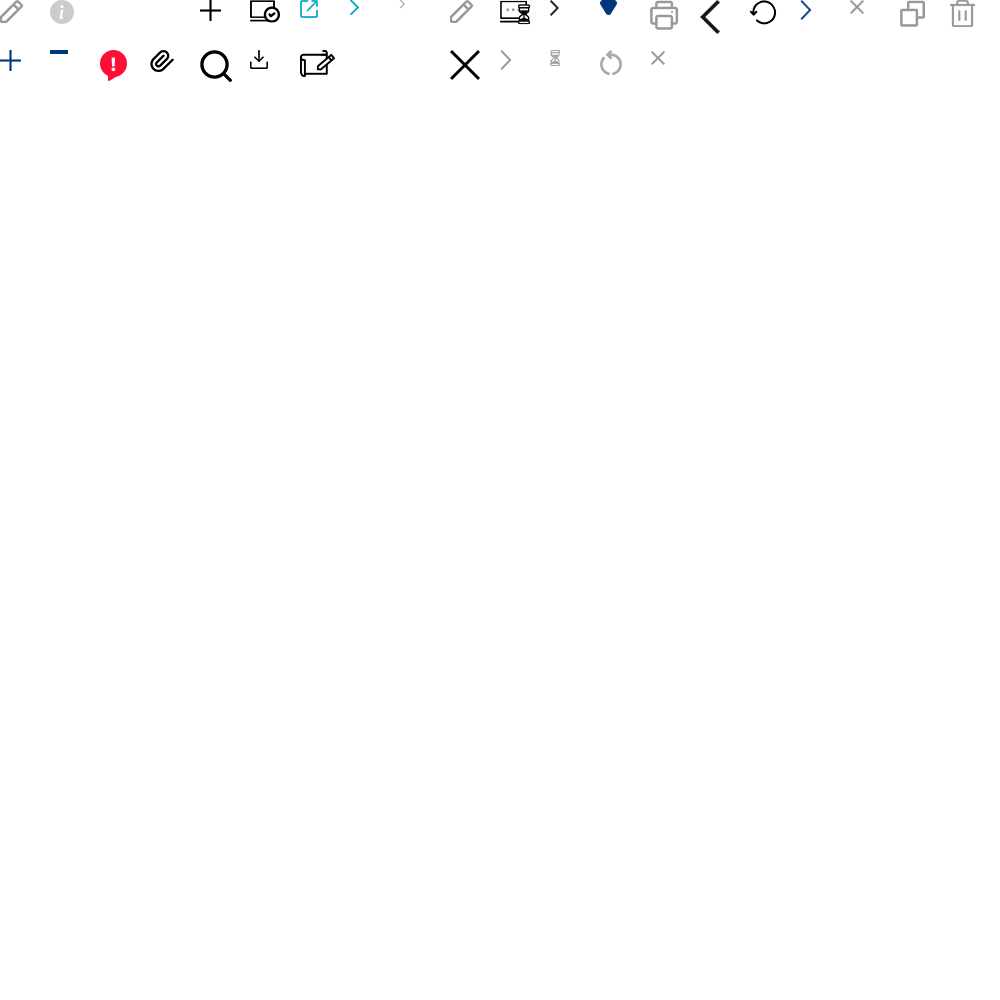
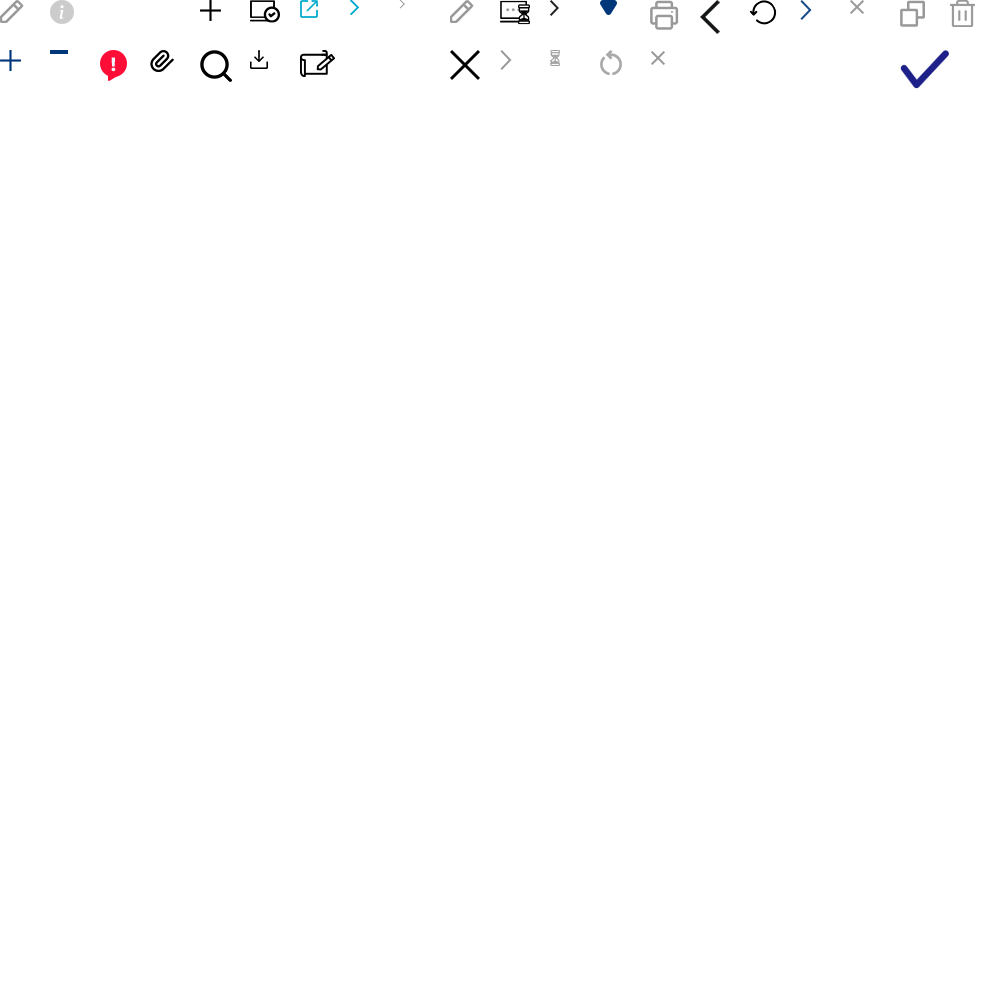
Layer changes from the first w=1000, h=1000 image to the second:
added layer "레이어 75" in group "그룹 2" over box(900, 50, 949, 89)
